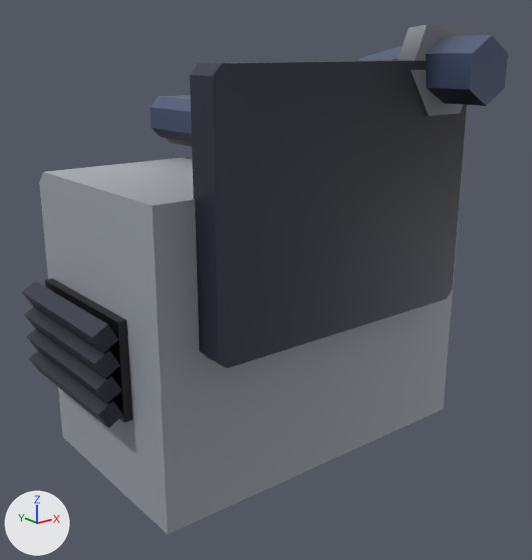
The glTF model public/models/parts/waist-autoloader.glb: old version first, new version second.
Rendered twice from a camera (50 mm lens) standing at (-1.083, -1.065, 0.543) and looking at (-0.019, 0.266, 0.01). Arrows for +X, +Y and +Z are at lower left; the lights stay in place. The older version comes first. Where no turn or scale is listed for an object, it has been applied to the vertices. Vertices at exactly the same position are counted once.

Names of what the first picture shows: 'Body'.
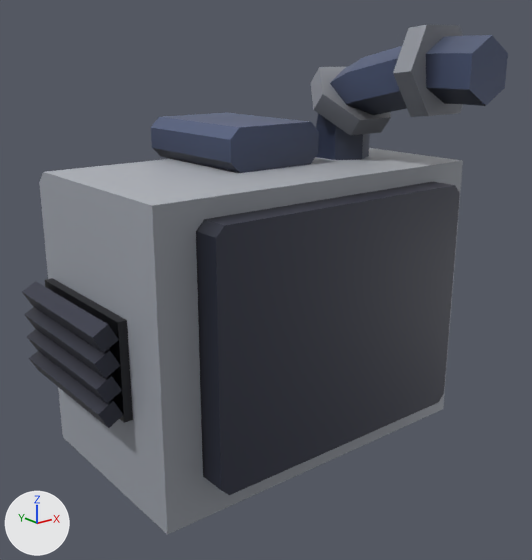
Location of each change, [x1, y1, x2, y2] in pixels of the pictures (532 x 560 px; the box of a moved part takes in the faces that stretch with it):
part 1 of me_body, moved or reshaped: before [190, 60, 467, 368]; after [196, 182, 460, 495]
part 2 of me_body, moved or reshaped: before [150, 95, 192, 142]; after [151, 113, 319, 173]

The change in detail:
me_body has 520 vertices, 896 faces and spans x -0.516..0.516, y -0.12..0.69, z -0.4..0.592.
me_body is used by ob_body; location (0.0, 0.0, 0.0).
me_body part 1: the loose piece of 16 vertices spanning x -0.35..0.35, y -0.005..0.065, z -0.04..0.52 is moved by (0.0, 0.0, -0.28).
me_body part 2: the loose piece of 16 vertices spanning x -0.13..0.13, y 0.25..0.59, z 0.33..0.43 is moved by (0.0, 0.0, -0.05).
